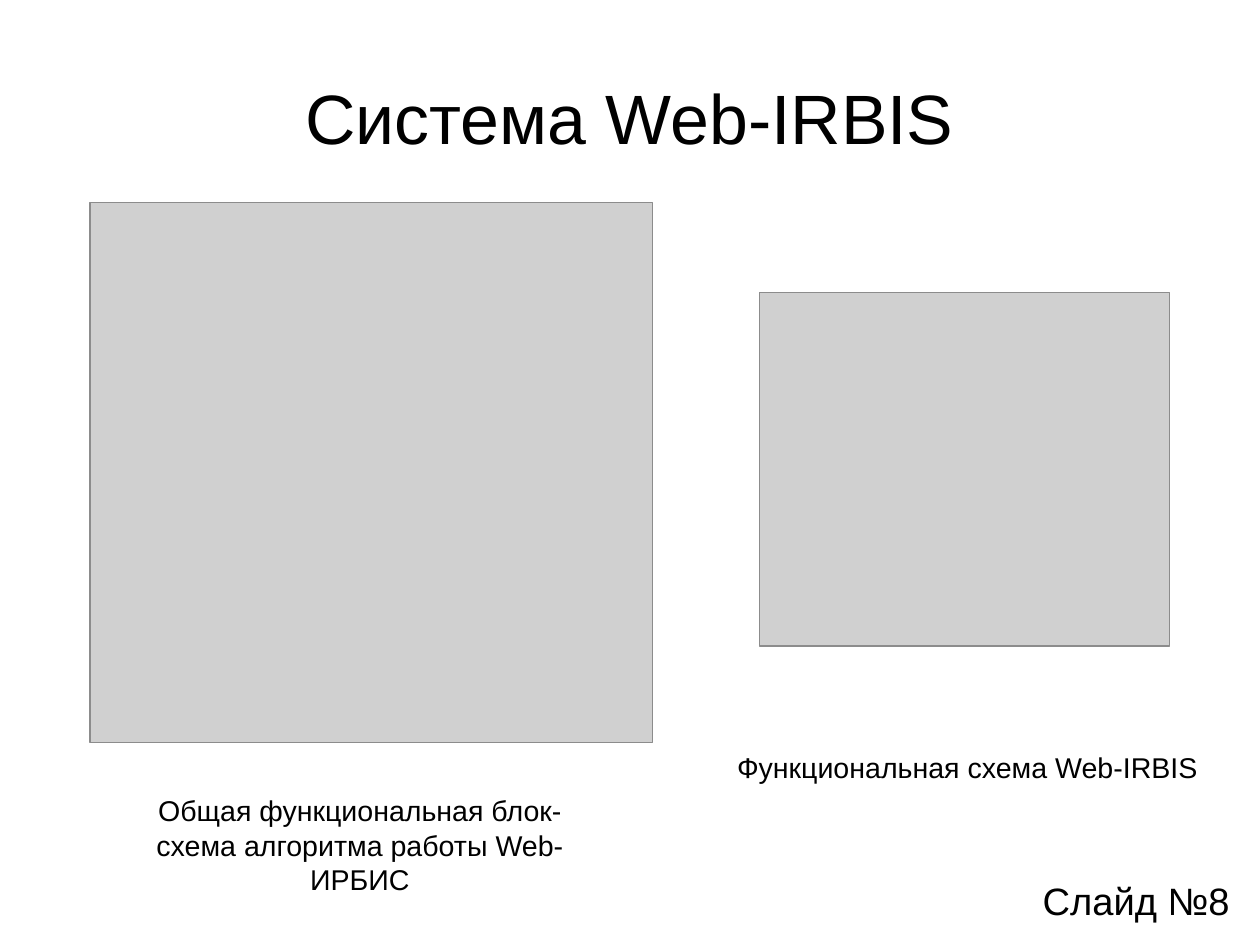
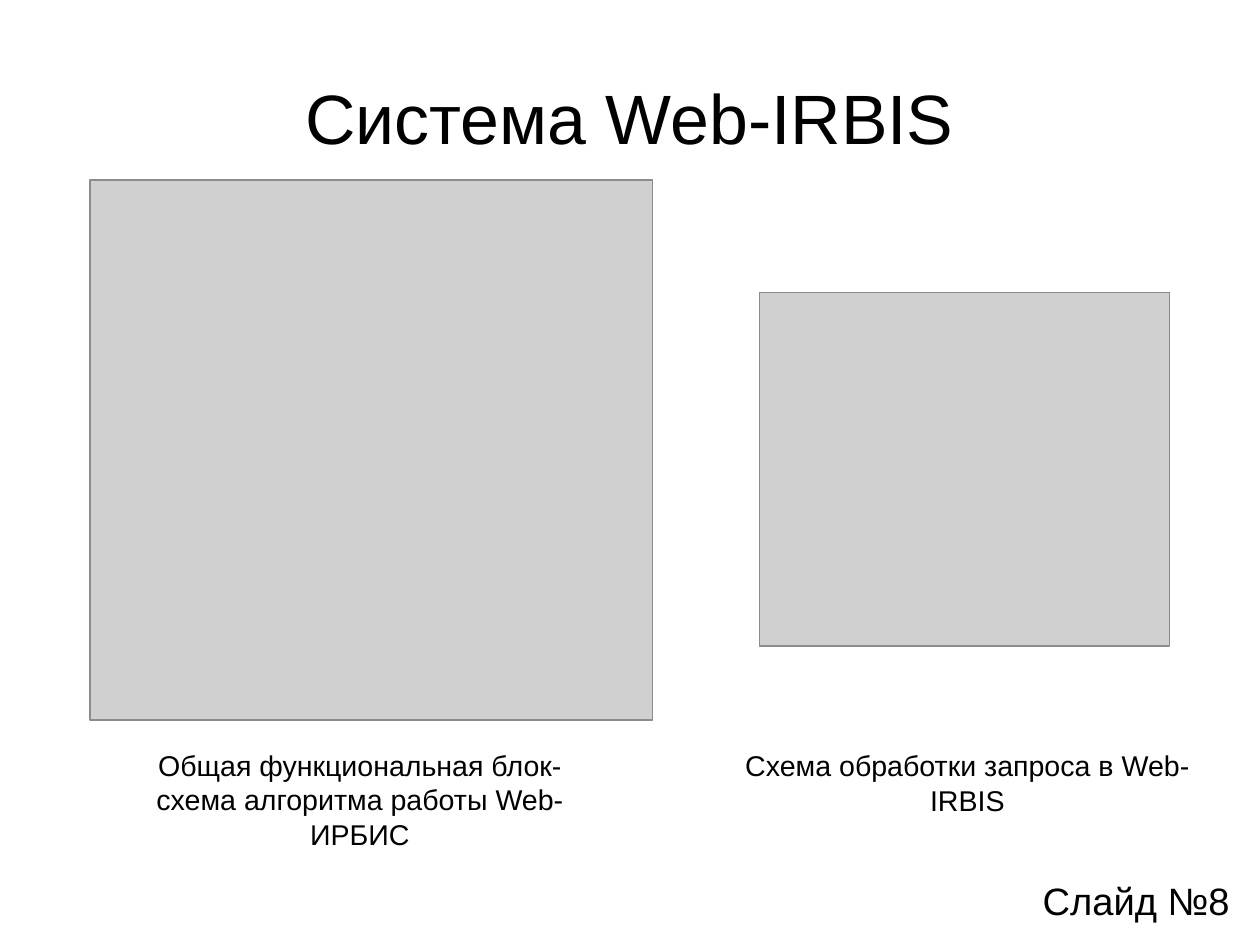
Before and after one commit to aeremenok/a-team-777, a slide deck: slide 8 of diploma/ssv/ssv-presentation.odp. Drawn at 1260x945 pixels with LibreOffice and Linux fonts; fonts in the diff are those of the drawing; grey boxes stand for pictures. Boxes give left, top, right and bottom in pixels: in the first picture for what was removed or moved away, otherwise in the second. Text is boxed around its words. In the diff, an @@ line names an element or a change of style, - is before the commit and + after.

```diff
--- a/diploma/ssv/ssv-presentation.odp
+++ b/diploma/ssv/ssv-presentation.odp
@@ picture: place and size @@
-picture at [90,202,653,742]
+picture at [90,180,653,719]
@@ text "Общая функциональная блок-схема алгоритма работы ...": place and size @@
-text "Общая функциональная блок-схема алгоритма работы ..." at [156,800,564,891]
+text "Общая функциональная блок-схема алгоритма работы ..." at [156,755,564,846]
@@ text at [745,755,1190,812]: text changed @@
-Функциональная схема Web-IRBIS
+Схема обработки запроса в Web-IRBIS
```
Also in this commit, not shown: 7 other slides changed, 1 other file.
